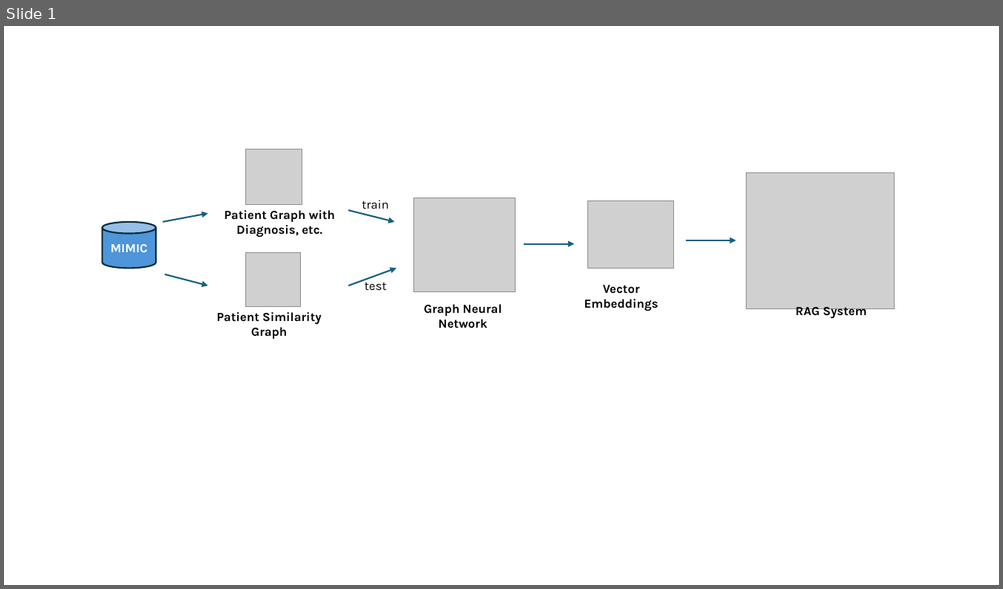
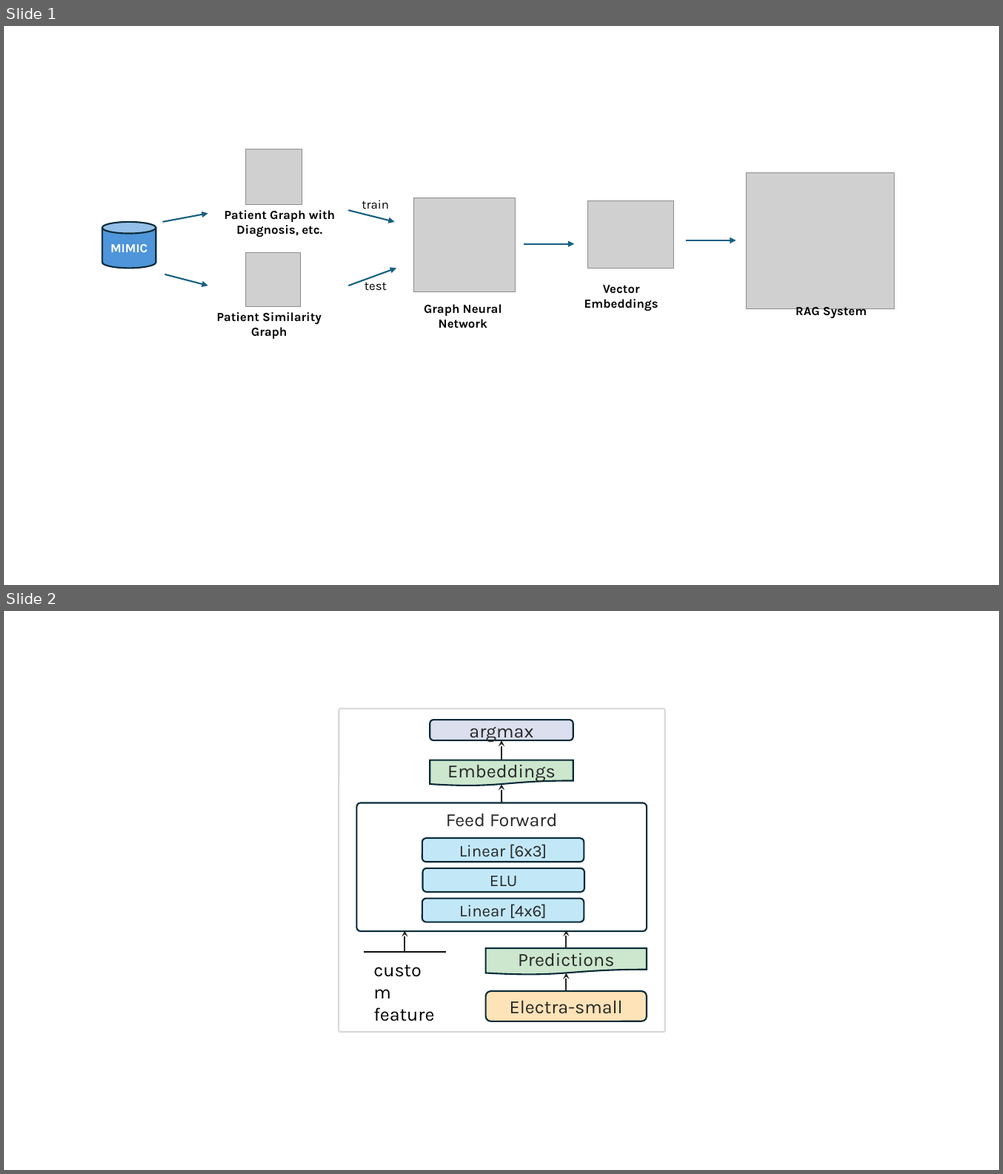
Before and after one commit to razzlemacher/ut-health-final-proj, a slide deck: diagrams/diagrams.pptx. Shown one above the other, each under a label of ours: slide 1 before the commit, slides 1 and 2 after it. The pictures are 1003x589 and 1003x1174 pixels, drawn with LibreOffice and Linux fonts; fonts in the diff are those of the drawing; grey boxes stand for pictures. Boxes give left, top, right and bottom in pixels: in the first picture for what was removed or moved away, otherwise in the second. Text is boxed around its words. In the diff, an @@ line names an element or a change of style, - is before the commit and + after.

```diff
--- a/diagrams/diagrams.pptx
+++ b/diagrams/diagrams.pptx
@@ slide 2 added at [4,611,999,1170], background #FFFFFF @@
@@ rounded rectangle added at [339,709,665,1033], outline #D9D9D9 1.5 pt @@
@@ rounded rectangle added at [430,720,573,741], fill #DBDFEE, outline #092A39 1.5 pt, 18 pt, text #262626 @@
+argmax
@@ arrow added from (502, 760) to (502, 741), #262626 1.5 pt @@
@@ flow chart document added at [430,760,573,786], fill #CCE7CE, outline #092A39 1.5 pt, 18 pt, text #262626 @@
+Embeddings
@@ arrow added from (502, 803) to (502, 784), #262626 1.5 pt @@
@@ rounded rectangle added at [357,803,647,931], outline #092A39 1.5 pt, 18 pt, text #262626 @@
+Feed Forward
@@ rounded rectangle added at [422,839,583,863], fill #C2E8F7, outline #092A39 1.5 pt, 16 pt, text #262626 @@
+Linear [6x3]
@@ rounded rectangle added at [423,869,584,892], fill #C2E8F7, outline #092A39 1.5 pt, 16 pt, text #262626 @@
+ELU
@@ rounded rectangle added at [422,899,583,923], fill #C2E8F7, outline #092A39 1.5 pt, 16 pt, text #262626 @@
+Linear [4x6]
@@ arrow added from (404, 952) to (404, 931), #262626 1.5 pt @@
@@ arrow added from (566, 949) to (566, 931), #262626 1.5 pt @@
@@ line added from (364, 953) to (446, 953), #0D0D0D 1.5 pt @@
@@ flow chart document added at [486,949,647,975], fill #CCE7CE, outline #092A39 1.5 pt, 18 pt, text #262626 @@
+Predictions
@@ arrow added from (566, 991) to (566, 974), #262626 1.5 pt @@
@@ text added at [373,1008,434,1022], 18 pt, text #000000 @@
+custom feature
@@ rounded rectangle added at [486,991,647,1022], fill #FDE3B7, outline #092A39 1.5 pt, 18 pt, text #262626 @@
+Electra-small
```
Also in this commit, not shown: 1 other slide added.
